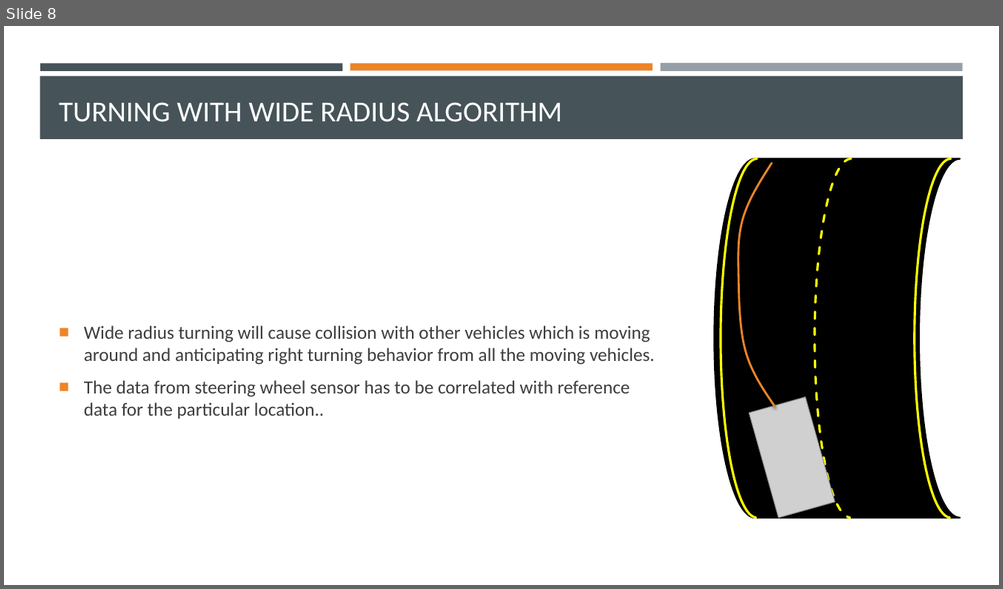
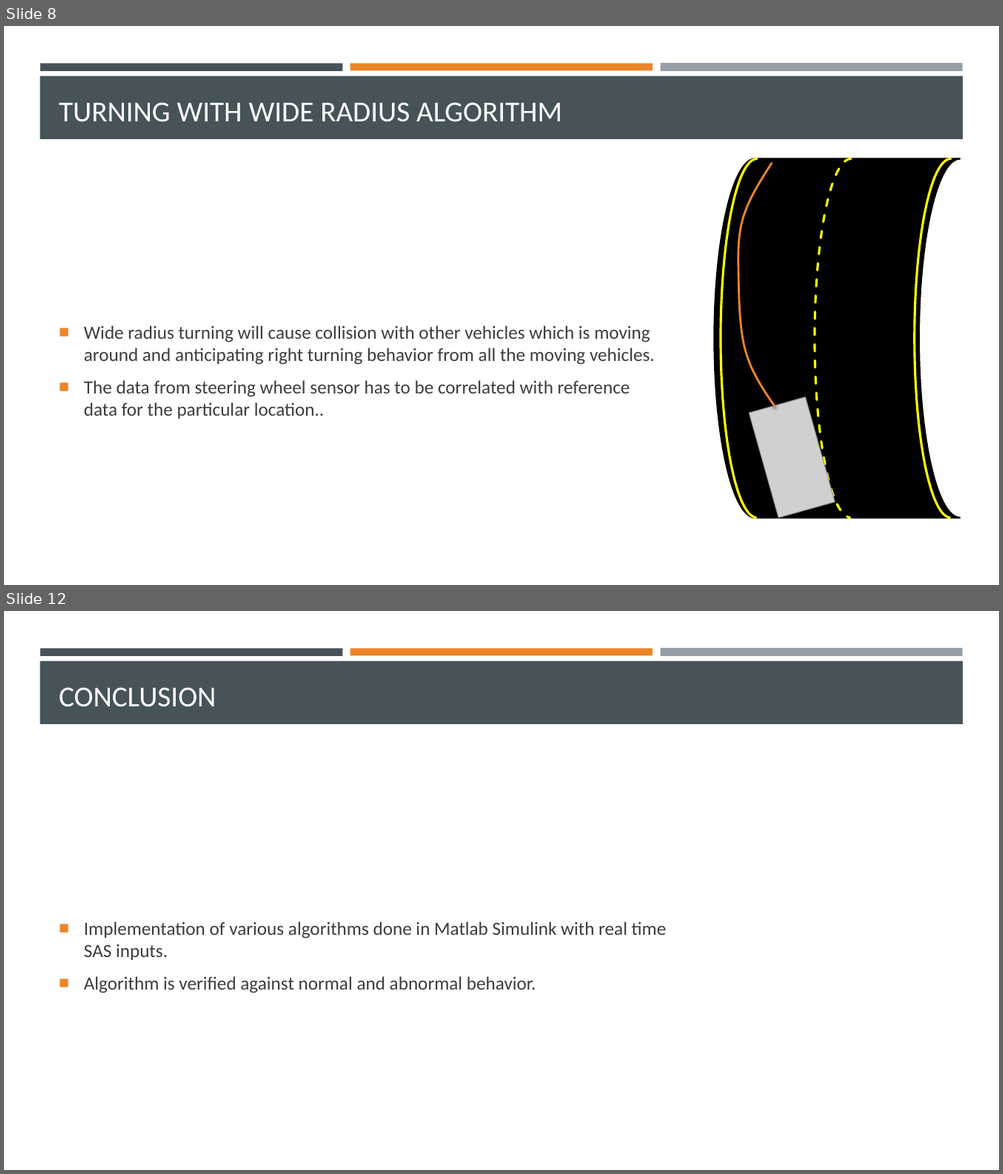
Before and after one commit to xaviervinu/mtechproject, a slide deck: doc/Vinu_Xavier_16MPD0024_Status_03.pptx. Shown one above the other, each under a label of ours: slide 8 before the commit, slides 8 and 12 after it; the slides between them are not shown. The pictures are 1003x589 and 1003x1174 pixels, drawn with LibreOffice and Linux fonts; fonts in the diff are those of the drawing; grey boxes stand for pictures. Boxes give left, top, right and bottom in pixels: in the first picture for what was removed or moved away, otherwise in the second. Text is boxed around its words. In the diff, an @@ line names an element or a change of style, - is before the commit and + after.

```diff
--- a/doc/Vinu_Xavier_16MPD0024_Status_03.pptx
+++ b/doc/Vinu_Xavier_16MPD0024_Status_03.pptx
@@ slide 12 added at (x1=4, y1=611, x2=999, y2=1170), background #FFFFFF; not listed: 4 template elements that a slide beside it also shows @@
@@ title added at (x1=59, y1=687, x2=216, y2=707), 28 pt, text #FFFFFF @@
+CONCLUSION
@@ text added at (x1=84, y1=922, x2=666, y2=994), 18 pt, text #3D3D3D @@
+■ Implementation of various algorithms done in Matlab Simulink with real time SAS inputs.
+■ Algorithm is verified against normal and abnormal behavior.
```
Also in this commit, not shown: 2 slides changed, 3 other slides added, 2 other files.
